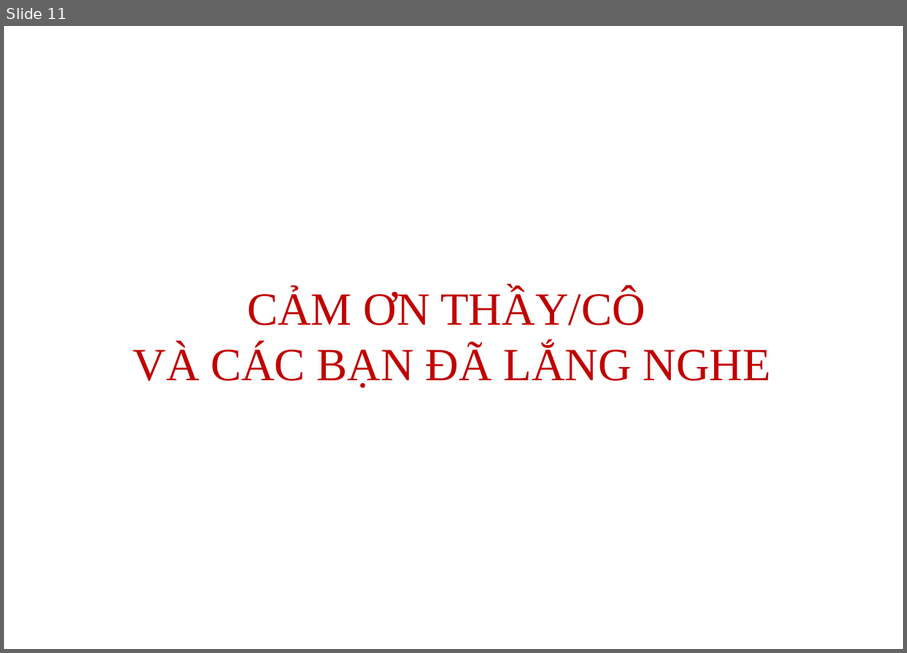
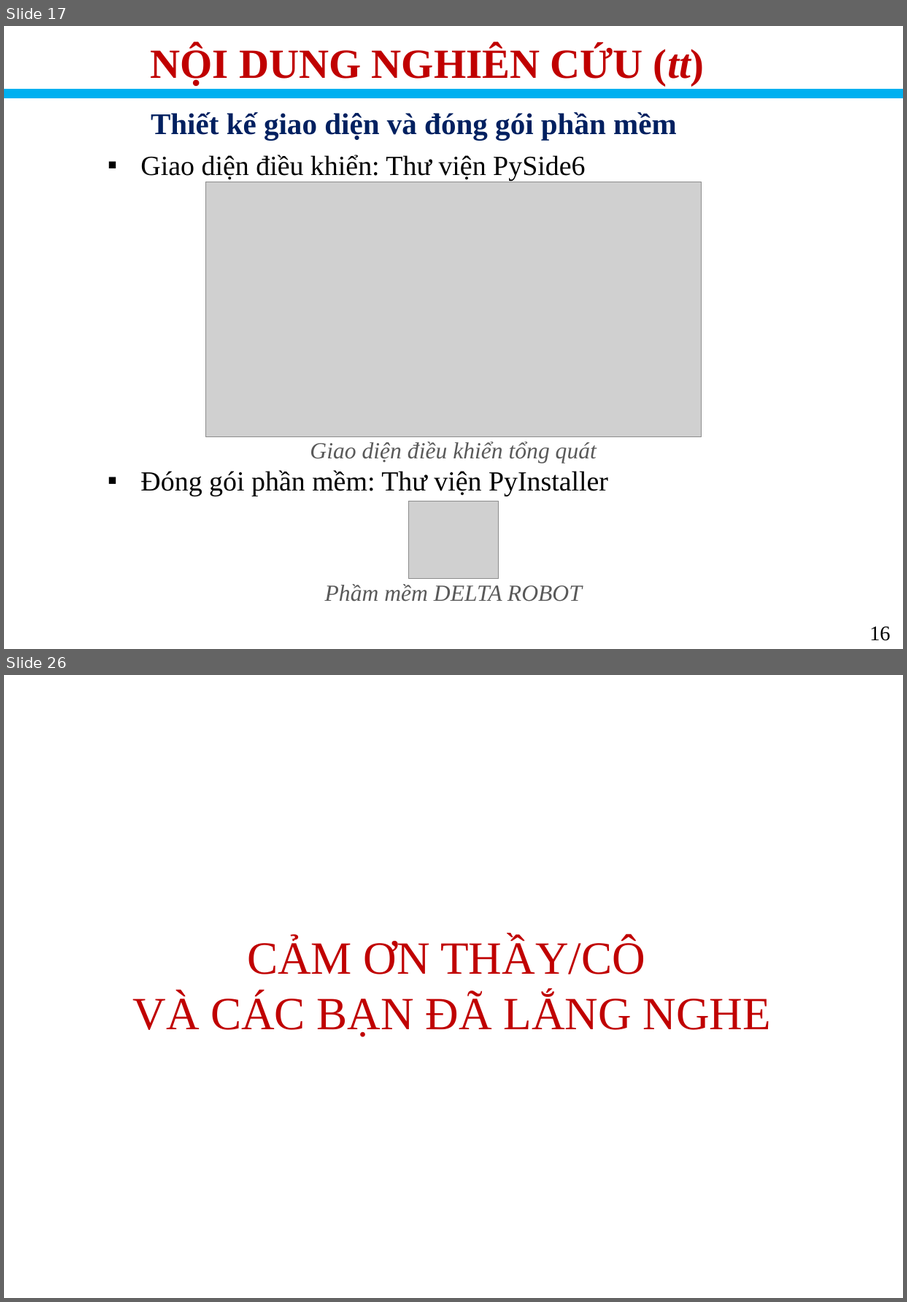
Before and after one commit to ruibi2204/Do_an_Delta.Robot_Dang_Rui_Bi, a slide deck: Thuyết minh _ Trình bày/Trình bày.pptx. Shown one above the other, each under a label of ours: slide 11 before the commit, slides 17 and 26 after it; the slides between them are not shown. The pictures are 907x653 and 907x1302 pixels, drawn with LibreOffice and Linux fonts; fonts in the diff are those of the drawing; grey boxes stand for pictures; background and template pictures are left out. Boxes give left, top, right and bottom in pixels: in the first picture for what was removed or moved away, otherwise in the second. Text is boxed around its words. In the diff, an @@ line names an element or a change of style, - is before the commit and + after.

Commit message:
Update robot configs, vision modules, CSV window, build scripts, design files, and thesis documents

```diff
--- a/Thuyết minh _ Trình bày/Trình bày.pptx
+++ b/Thuyết minh _ Trình bày/Trình bày.pptx
@@ slide 17 added at (4,26,903,649), background #FFFFFF @@
@@ text added at (151,46,705,86), 36 pt, text #C00000, bold @@
+NỘI DUNG NGHIÊN CỨU (tt)
@@ line added from (4, 93) to (903, 93), #00B0F0 8 pt @@
@@ text added at (151,112,677,140), 26 pt, text #002060, bold @@
+Thiết kế giao diện và đóng gói phần mềm
@@ text added at (141,154,585,181), 24 pt, text #000000 @@
+▪ Giao diện điều khiển: Thư viện PySide6
@@ picture added at (205,182,702,436) @@
@@ text added at (310,441,597,463), 20 pt, text #595959, italic @@
+Giao diện điều khiển tổng quát
@@ text added at (141,470,608,495), 24 pt, text #000000 @@
+▪ Đóng gói phần mềm: Thư viện PyInstaller
@@ picture added at (409,501,499,579) @@
@@ text added at (325,584,582,601), 20 pt, text #595959, italic @@
+Phầm mềm DELTA ROBOT
@@ text added at (870,626,890,641), 18 pt, text #000000 @@
+16
@@ what was slide 11 is now slide 26 @@
```
Also in this commit, not shown: 2 slides changed, 22 other slides added, 10 slides removed, 13 other files.
